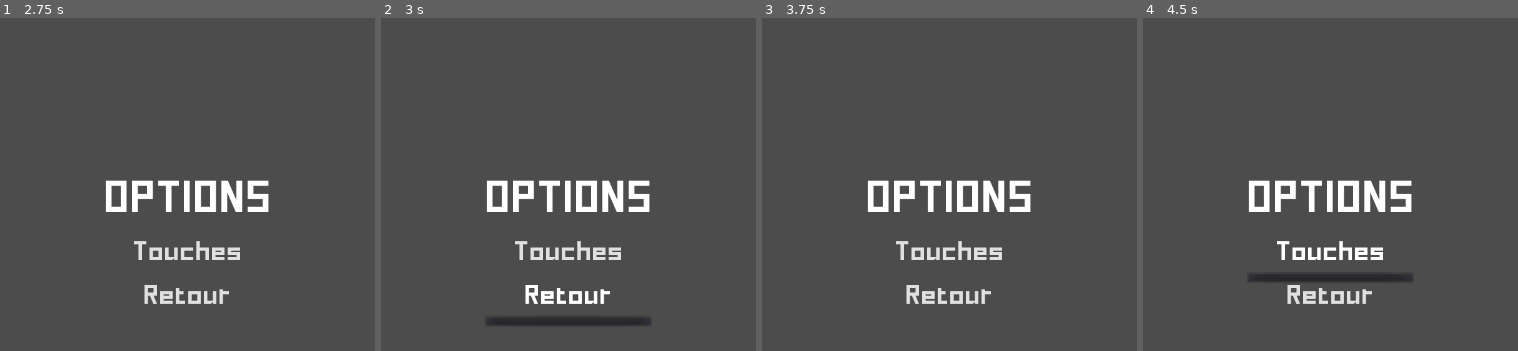
Above: before the commit, frames 1-4 (left to right).
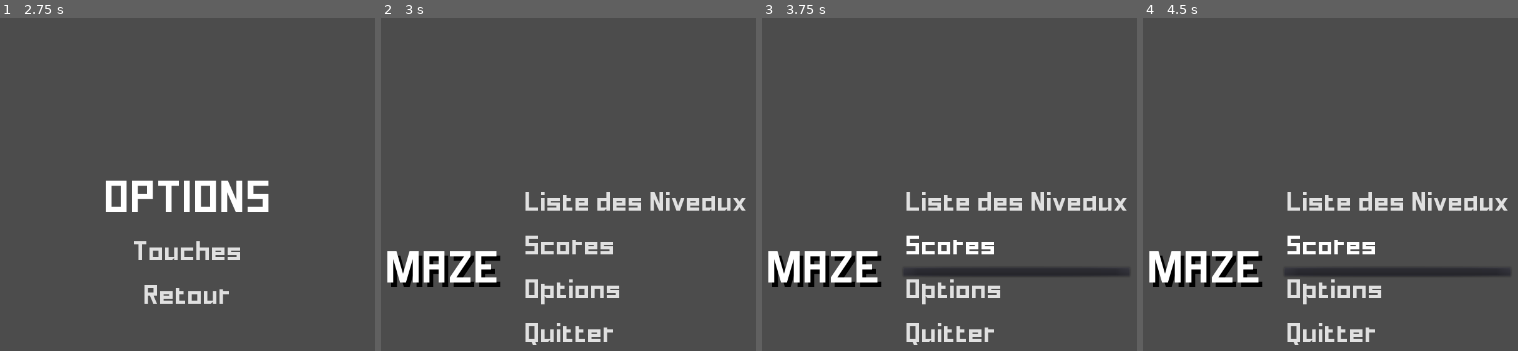
Above: after the commit, the same moments.

Repository: arlr/Maze
Game: Godot game, scene res://Menus/Main_Menu/MainMenu.tscn
Same seed, same stepped clock (60 frames per second), same inputs: the game is played once before the commit and once after it.
Inputs (mouse positions are in pixels of both pictures, inside the frame that each line leads up to):
- Up to frame 1 (2.75 s): click "Liste des Niveaux" at 0.5 s; click "Retour" at 1.25 s; click "Options" at 2 s
- Up to frame 2 (3 s): click "Retour" at 2.75 s
- Up to frame 3 (3.75 s): click (949, 251) at 3.5 s, where only the run before the commit has a clickable "Touches"
- Up to frame 4 (4.5 s): click (1398, 244) at 4.25 s, where only the run after the commit has a clickable "Scores"

Frame 1 is identical in both runs. In frame 2, 9.4% of the frame differs, in the area x 1-98%, y 48-99%; in frame 3, 9.9%; in frame 4, 10%.

Commit message:
Ajout d'une variable global stockant la scene précdente pour pouvoir utiliser des bouton *retour* plus facilement dans le code

Diff:
--- a/Menus/LevelSelector/LevelSelector.gd
+++ b/Menus/LevelSelector/LevelSelector.gd
@@ -13,13 +13,11 @@
 #	pass
 
 func _on_Retour_pressed():
-	VariableGlobal._deferred_goto_scene("res://Menus/Main_Menu/MainMenu.tscn")
-
+	VariableGlobal._deferred_goto_scene(VariableGlobal.old_scene)
 
 func _on_Lv1_pressed():
 	VariableGlobal._deferred_goto_scene("res://Levels/Level1/Level1.tscn")
 	VariableGlobal.actual_lvl = 1
-
 
 func _on_Lv2_pressed():
 	VariableGlobal._deferred_goto_scene("res://Levels/Level2/Level2.tscn")
--- /dev/null
+++ b/Menus/Options/OptionMenu.gd
@@ -0,0 +1,17 @@
+extends Control
+
+# Declare member variables here. Examples:
+# var a = 2
+# var b = "text"
+
+# Called when the node enters the scene tree for the first time.
+func _ready():
+	pass # Replace with function body.
+
+# Called every frame. 'delta' is the elapsed time since the previous frame.
+#func _process(delta):
+#	pass
+
+
+func _on_BP_Retour_pressed():
+	VariableGlobal._deferred_goto_scene(VariableGlobal.old_scene)
--- a/Menus/Options/OptionMenu.tscn
+++ b/Menus/Options/OptionMenu.tscn
@@ -1,11 +1,13 @@
-[gd_scene load_steps=3 format=2]
+[gd_scene load_steps=4 format=2]
 
-[ext_resource path="res://Fonts/Title_FontDynamic.tres" type="DynamicFont" id=1]
-[ext_resource path="res://Fonts/Menu_FontDynamic.tres" type="DynamicFont" id=2]
+[ext_resource path="res://Menus/Options/OptionMenu.gd" type="Script" id=1]
+[ext_resource path="res://Fonts/Title_FontDynamic.tres" type="DynamicFont" id=2]
+[ext_resource path="res://Fonts/Menu_FontDynamic.tres" type="DynamicFont" id=3]
 
 [node name="OptionMenu" type="Control"]
 anchor_right = 1.0
 anchor_bottom = 1.0
+script = ExtResource( 1 )
 
 [node name="VBoxContainer" type="VBoxContainer" parent="."]
 anchor_left = 0.5
@@ -28,12 +30,13 @@
 margin_top = 96.0
 margin_right = 269.0
 margin_bottom = 157.0
-custom_fonts/font = ExtResource( 2 )
+custom_fonts/font = ExtResource( 3 )
 text = "Touches"
 
 [node name="BP_Retour" type="MenuButton" parent="VBoxContainer"]
 margin_top = 161.0
 margin_right = 269.0
 margin_bottom = 222.0
-custom_fonts/font = ExtResource( 2 )
+custom_fonts/font = ExtResource( 3 )
 text = "Retour"
+[connection signal="pressed" from="VBoxContainer/BP_Retour" to="." method="_on_BP_Retour_pressed"]
--- a/VariableGlobal.gd
+++ b/VariableGlobal.gd
@@ -4,6 +4,7 @@
 var list_lvl = []
 # https://docs.godotengine.org/en/3.1/getting_started/step_by_step/singletons_autoload.html#custom-scene-switcher
 onready var current_scene = null
+onready var old_scene = null
 var Level = null
 var Nb_Level = 0
 var actual_lvl = 0
@@ -26,7 +27,8 @@
 
 	# The solution is to defer the load to a later time, when
 	# we can be sure that no code from the current scene is running:
-
+	old_scene = current_scene.filename	#Réupère le chemain de la scene actuel à utiliser pour les boutons retour
+	print_debug(" Old scene = " + str(old_scene))
 	call_deferred("_deferred_goto_scene", path)
 
 func _deferred_goto_scene(path):
@@ -43,7 +45,7 @@
 
 	# Optionally, to make it compatible with the SceneTree.change_scene() API.
 	get_tree().set_current_scene(current_scene)
-
+	print_debug("Current scene = " + str(current_scene))
 
 func _input(event):
 	if Input.is_action_just_pressed("ui_cancel"):
Not shown: 1 places in Menus/Options/OptionMenu.tscn that only renumber resources
